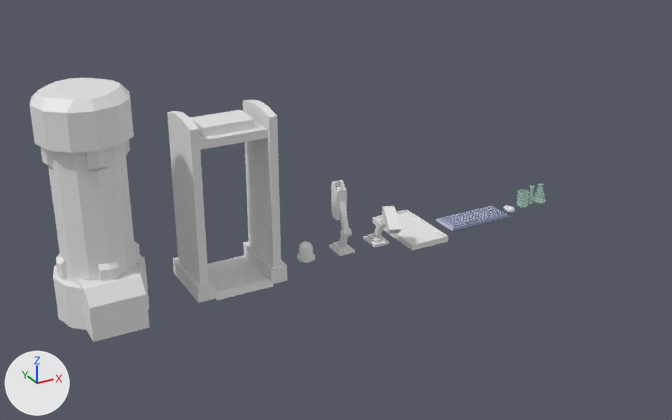
Before and after pictures for a commit that changed the Blender file Blender/Main Scene/Props.blend.
Before and after are seen from a 50 mm camera at (-17.2, -18.24, 10.24) aimed at (-7.24, -0.13, 1.18). The lights are fixed; the arrows at lower left show +X, +Y and +Z.

In view in the first picture: 'BioCapsule', 'Camera_1', 'Camera_2', 'Keyboard', 'Metal_Detector', 'Monitor_Flat_1'.
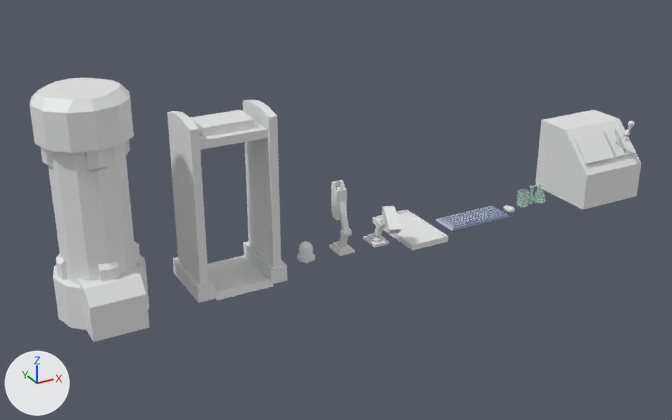
The newer file is also turned or shifted as a whole; pictures and numbers use the older file's frame.

Patch to the scene script:
```diff
--- a/Blender/Main Scene/Props.blend.py
+++ b/Blender/Main Scene/Props.blend.py
@@ me_cube_008 @@
+me_cube_008.from_pydata(...)  # 74 vertices, 77 faces; spans x -1.0..1.0, y -1.03..1.0, z 0.0..2.19
@@ ob_e_desk_1 @@
+ob_e_desk_1 = bpy.data.objects.new('E_Desk_1', me_cube_008)
+ob_e_desk_1.location = (1.0, 0.0, 0.0)
```

What differs and where, as boxes [x1, y1, x2, y2] in the pictures (672 x 420 px):
'E_Desk_1', added: after [535, 110, 641, 210]
